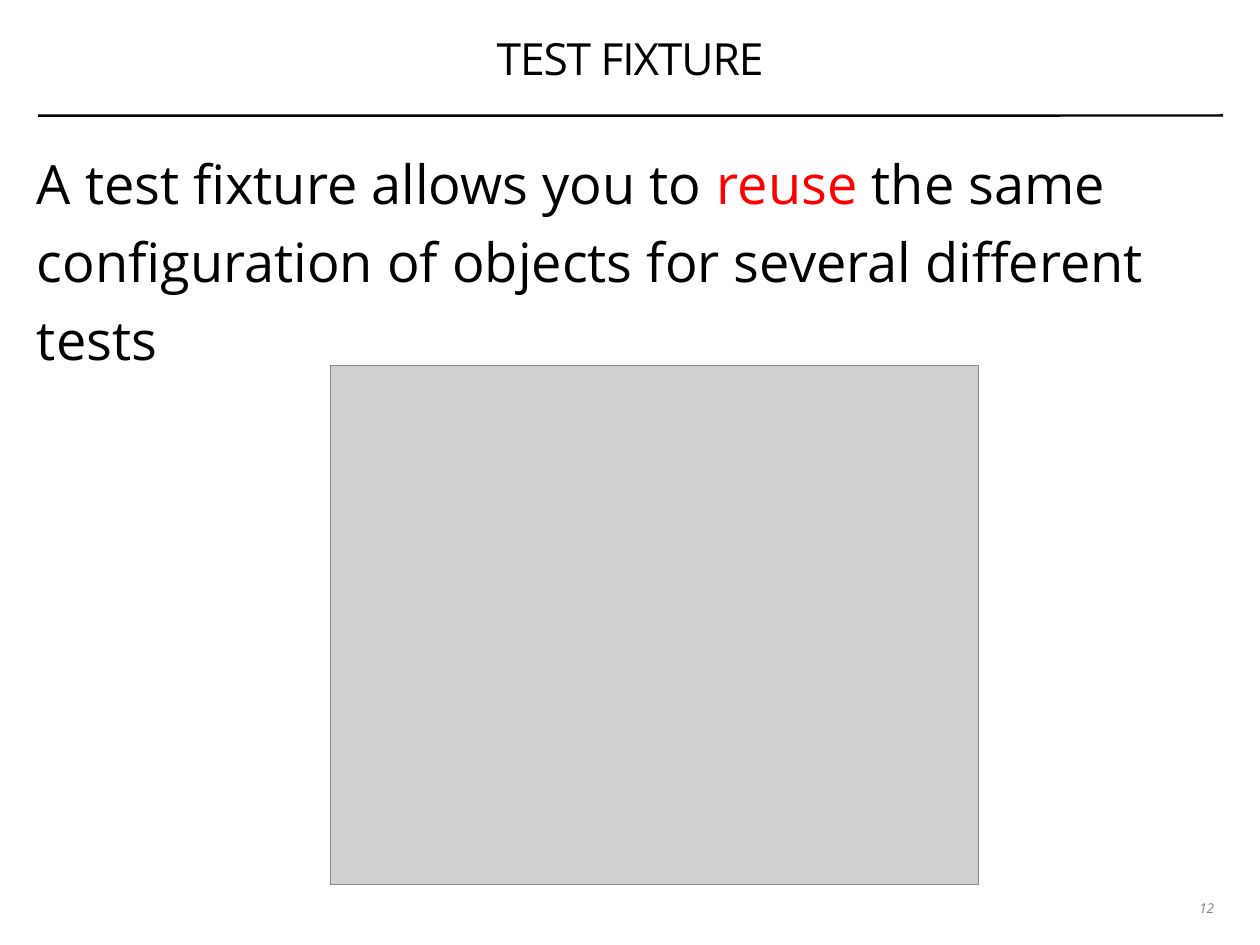
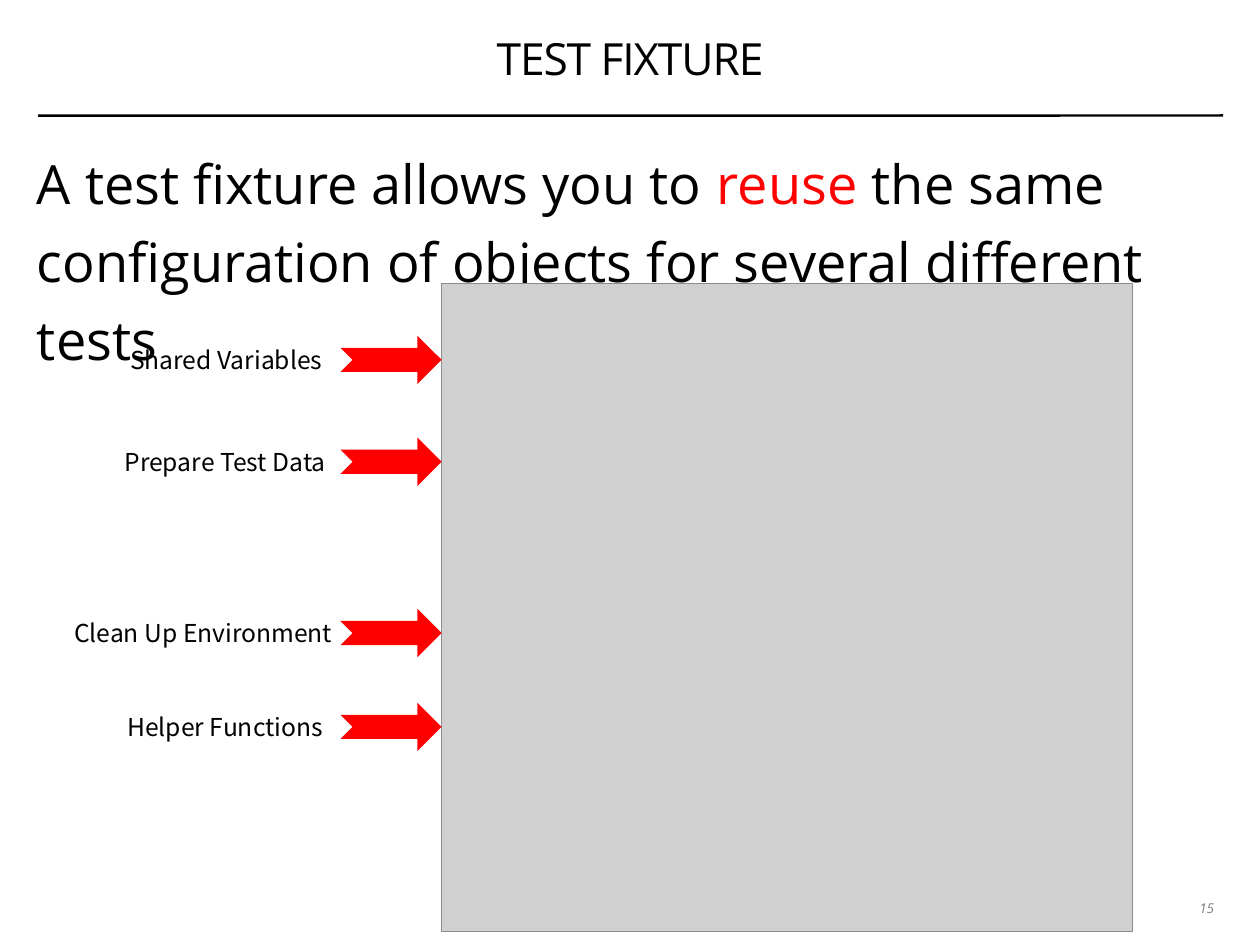
Before and after one commit to coney/c-training, a slide deck: slide 15 of UT/.slides/01-introduction-to-gtest.pptx (slide 12 before the commit). Drawn at 1260x945 pixels with LibreOffice and Linux fonts; fonts in the diff are those of the drawing; grey boxes stand for pictures. Boxes give left, top, right and bottom in pixels: in the first picture for what was removed or moved away, otherwise in the second. Text is boxed around its words. In the diff, an @@ line names an element or a change of style, - is before the commit and + after.

```diff
--- a/UT/.slides/01-introduction-to-gtest.pptx
+++ b/UT/.slides/01-introduction-to-gtest.pptx
@@ picture: place and size @@
-picture at [330, 365, 978, 885]
+picture at [441, 284, 1132, 932]
@@ text added at [130, 344, 322, 370], 20 pt, text #000000 @@
+Shared Variables
@@ notched right arrow added at [340, 336, 441, 385], fill #FF0000 @@
@@ notched right arrow added at [340, 438, 441, 486], fill #FF0000 @@
@@ text added at [124, 453, 326, 477], 20 pt, text #000000 @@
+Prepare Test Data
@@ text added at [74, 622, 332, 648], 20 pt, text #000000 @@
+Clean Up Environment
@@ notched right arrow added at [340, 609, 441, 657], fill #FF0000 @@
@@ text added at [127, 716, 323, 742], 20 pt, text #000000 @@
+Helper Functions
@@ notched right arrow added at [340, 703, 441, 751], fill #FF0000 @@
@@ page number at [1199, 903, 1214, 913]: text changed @@
-12
+15
```
Also in this commit, not shown: 5 other slides changed, 8 slides added, 10 other files.
